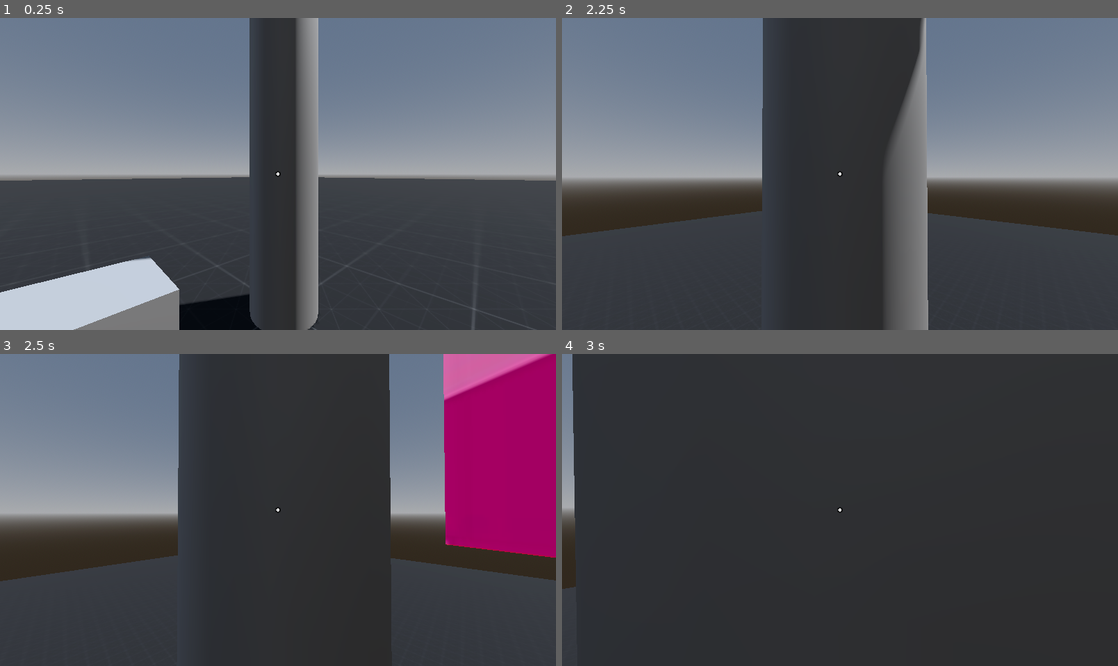
Above: before the commit, frames 1-4 (two rows, left to right).
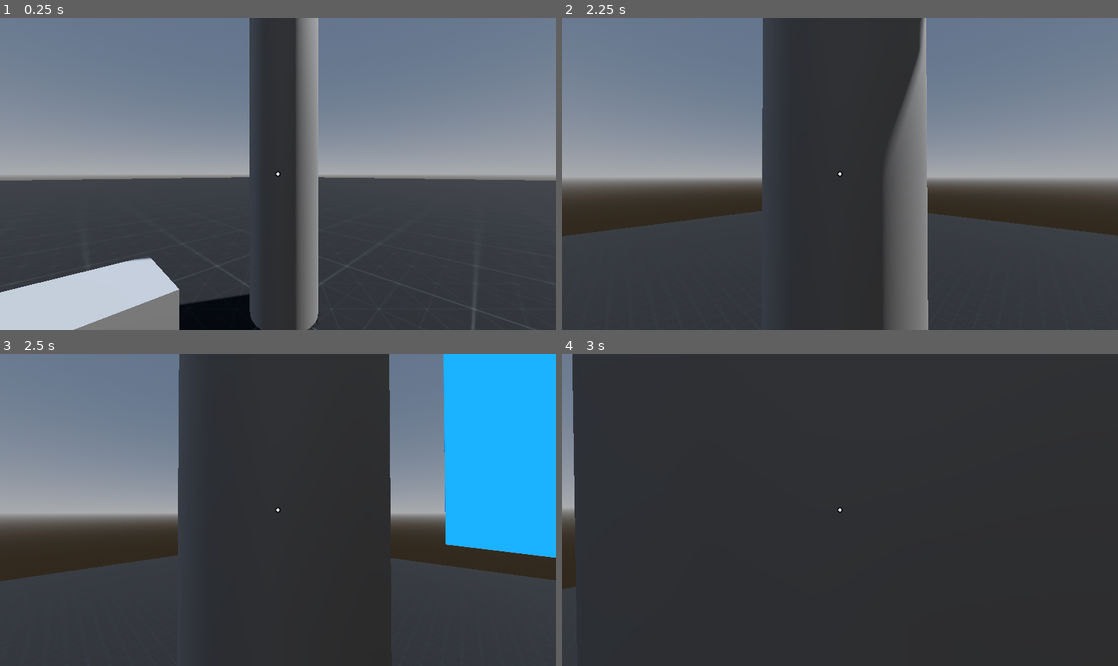
Above: after the commit, the same moments.

Repository: voidedvarranty/yuri_jamming
Game: Godot game, scene res://Scenes/Areas/Playground/Playground.tscn
Two runs of this game, one before a commit and one after it. Both use one fixed random seed, a clock stepped at 60 frames per second and the inputs below. This scene is started directly instead of the project's main scene. Sound files missing from this copy of the repository are replaced by a short silence.
Inputs (mouse positions are in pixels of both pictures, inside the frame that each line leads up to):
- Up to frame 1 (0.25 s): no input
- Up to frame 2 (2.25 s): tap Enter at 0.5 s; move the mouse to (867, 174) at 0.52 s; press the mouse at (867, 174) at 0.53 s; hold W (move_up) from 0.53 s (still down); tap Space (jump) at 0.77, 1.52 s; move the mouse to (812, 174) at 1.27 s; release the mouse at (812, 174) at 1.28 s; right-click (812, 174) at 1.35 s; move the mouse to (851, 167) at 2.02 s; tap G (drop_item) at 2.1 s
- Up to frame 3 (2.5 s): keep holding W (move_up)
- Up to frame 4 (3 s): keep holding W (move_up); move the mouse to (834, 516) at 2.77 s; tap F (inspect_item) at 2.85 s; click (834, 516) at 2.92 s

Frames 1-2 are identical in both runs. In frame 3, 13% of the frame differs, in the area x 79-100%, y 0-66%; in frame 4, nothing differs.

Commit message:
Flag is now randomized on start. Flags courtesy of https://ci.itch.io/pride-flag-assets

Diff:
--- a/Scenes/Areas/Playground/Playground.tscn
+++ b/Scenes/Areas/Playground/Playground.tscn
@@ -1,6 +1,6 @@
 [gd_scene format=3 uid="uid://ccsuopn7psx67"]
 
-[ext_resource type="Texture2D" uid="uid://d153qbuqspyko" path="res://Assets/debug/lesbian_flag.jpg" id="1_b7y51"]
+[ext_resource type="Texture2D" uid="uid://dcnecwdubwb7h" path="res://Assets/debug/pride_flag_atlas.png" id="1_b7y51"]
 [ext_resource type="PackedScene" uid="uid://0aw6o2kqpo31" path="res://Scenes/PlayerCharacter/PlayerCharacter.tscn" id="1_crda1"]
 [ext_resource type="PackedScene" path="res://Scenes/HoverBike/hover_bike.tscn" id="2_20p6p"]
 [ext_resource type="Texture2D" uid="uid://dq6beqtg0ni4i" path="res://Assets/debug/KenneyGridTextures/Dark/texture_04.png" id="7_3nfyh"]
@@ -48,14 +48,28 @@
 uniform vec3 uv2_scale;
 uniform vec3 uv2_offset;
 
+const int ATLAS_SIZE_X = 3;
+const int ATLAS_SIZE_Y = 7;
+//-1 for zero indexed atlas
+const int MAX_ATLAS_INDEX = 21 - 1;
+
+//lesbian flag
+uniform int flag_index : hint_range(0, MAX_ATLAS_INDEX, 1) = 9;
+
 void vertex() {
 	VERTEX.y += sin(VERTEX.x + TIME);
-	UV = UV * uv1_scale.xy + uv1_offset.xy;
-
+	//UV = UV * uv1_scale.xy + uv1_offset.xy;
 }
 
 void fragment() {
-	vec2 base_uv = UV;
+	vec2 base_uv = UV;// / vec2(float(ATLAS_SIZE_X), float(ATLAS_SIZE_Y));// / float(flag_index) % float(ATLAS_SIZE_X), float(flag_index) / float(ATLAS_SIZE_Y));
+
+	//2d coordinates of the current flag index
+	vec2 uv_offset = vec2(float(flag_index % ATLAS_SIZE_X),float(flag_index / ATLAS_SIZE_X));
+	base_uv += uv_offset;
+
+	//normalize coordinates
+	base_uv /= vec2(float(ATLAS_SIZE_X), float(ATLAS_SIZE_Y));
 
 	vec4 albedo_tex = texture(texture_albedo, base_uv);
 	ALBEDO = albedo.rgb * albedo_tex.rgb;
@@ -75,7 +89,7 @@
 shader = SubResource("Shader_m1wv1")
 shader_parameter/albedo = Color(1, 1, 1, 1)
 shader_parameter/texture_albedo = ExtResource("1_b7y51")
-shader_parameter/albedo_texture_size = Vector2i(474, 316)
+shader_parameter/albedo_texture_size = Vector2i(5760, 7560)
 shader_parameter/point_size = 1.0
 shader_parameter/roughness = 1.0
 shader_parameter/metallic_texture_channel = Vector4(1, 0, 0, 0)
@@ -85,11 +99,32 @@
 shader_parameter/uv1_offset = Vector3(0, 0, 0)
 shader_parameter/uv2_scale = Vector3(1, 1, 1)
 shader_parameter/uv2_offset = Vector3(0, 0, 0)
+shader_parameter/flag_index = 8
 
 [sub_resource type="PlaneMesh" id="PlaneMesh_60xd1"]
 size = Vector2(8, 5)
 subdivide_width = 10
 subdivide_depth = 10
+
+[sub_resource type="GDScript" id="GDScript_b7y51"]
+resource_name = "randomize_flag"
+script/source = "@tool
+extends MeshInstance3D
+
+#3*7 - 1 for zero index. Modify this value and same in shader if the number of flags changes.
+const MAX_ATLAS_INDEX = 21-1
+
+# Called when the node enters the scene tree for the first time.
+func _ready() -> void:
+	var mat : ShaderMaterial = material_override
+
+	var rand_index := randi_range(0, MAX_ATLAS_INDEX)
+	mat.set_shader_parameter(\"flag_index\", rand_index)
+
+# Called every frame. 'delta' is the elapsed time since the previous frame.
+func _process(delta: float) -> void:
+	pass
+"
 
 [sub_resource type="StandardMaterial3D" id="StandardMaterial3D_60xd1"]
 albedo_color = Color(0.50534403, 0.5053441, 0.50534403, 1)
@@ -120,6 +155,7 @@
 transform = Transform3D(1, 0, 0, 0, -4.371139e-08, -1, 0, 1, -4.371139e-08, 4.604829, 9.765734, 0)
 material_override = SubResource("ShaderMaterial_7ipkr")
 mesh = SubResource("PlaneMesh_60xd1")
+script = SubResource("GDScript_b7y51")
 
 [node name="PlayerCharacter" parent="." unique_id=308607481 instance=ExtResource("1_crda1")]
 transform = Transform3D(0.70710677, 0, 0.70710677, 0, 1, 0, -0.70710677, 0, 0.70710677, 2.076685, 1.0885532, 2.1981363)
Binary file added: Assets/debug/pride_flag_atlas.png
Not shown, added: Assets/debug/pride_flag_atlas.png.import
